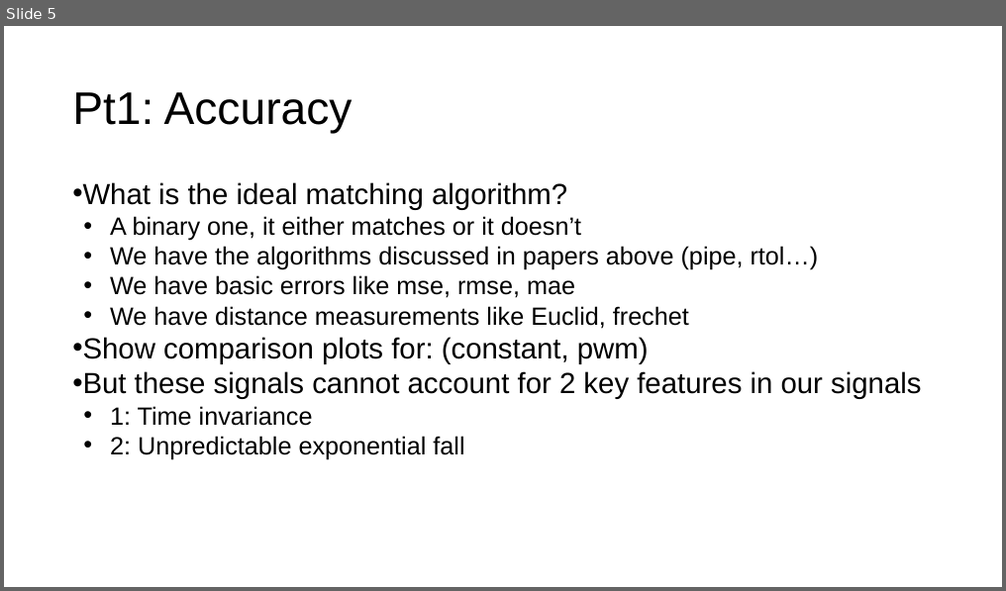
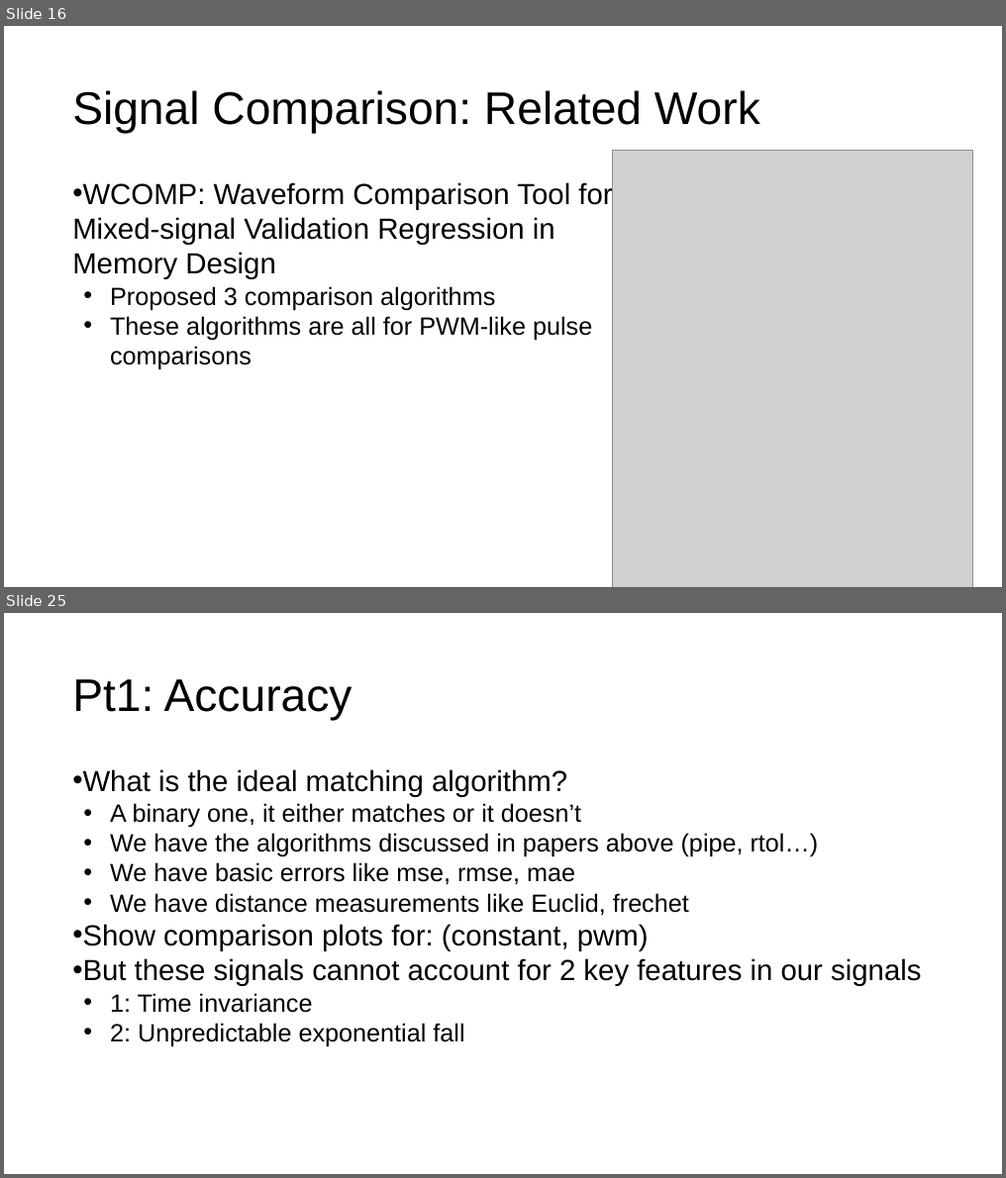
Before and after one commit to GNPower/TestpointDSL, a slide deck: Seminar Presentation/DSL for HIL Testing.pptx. Shown one above the other, each under a label of ours: slide 5 before the commit, slides 16 and 25 after it; the slides between them are not shown. The pictures are 1006x591 and 1006x1178 pixels, drawn with LibreOffice and Linux fonts; fonts in the diff are those of the drawing; grey boxes stand for pictures. Boxes give left, top, right and bottom in pixels: in the first picture for what was removed or moved away, otherwise in the second. Text is boxed around its words. In the diff, an @@ line names an element or a change of style, - is before the commit and + after.

```diff
--- a/Seminar Presentation/DSL for HIL Testing.pptx
+++ b/Seminar Presentation/DSL for HIL Testing.pptx
@@ slide 16 added at box(4, 26, 1002, 587), background #FFFFFF @@
@@ title added at box(72, 90, 760, 134), 44 pt, text #000000 @@
+Signal Comparison: Related Work
@@ picture added at box(613, 151, 972, 587) @@
@@ text added at box(72, 182, 612, 371), 28 pt, text #000000 @@
+• WCOMP: Waveform Comparison Tool for Mixed-signal Validation Regression in Memory Design
+  • Proposed 3 comparison algorithms
+  • These algorithms are all for PWM-like pulse comparisons
@@ what was slide 5 is now slide 25 @@
```
Also in this commit, not shown: 5 slides changed, 21 other slides added, 18 other files.
